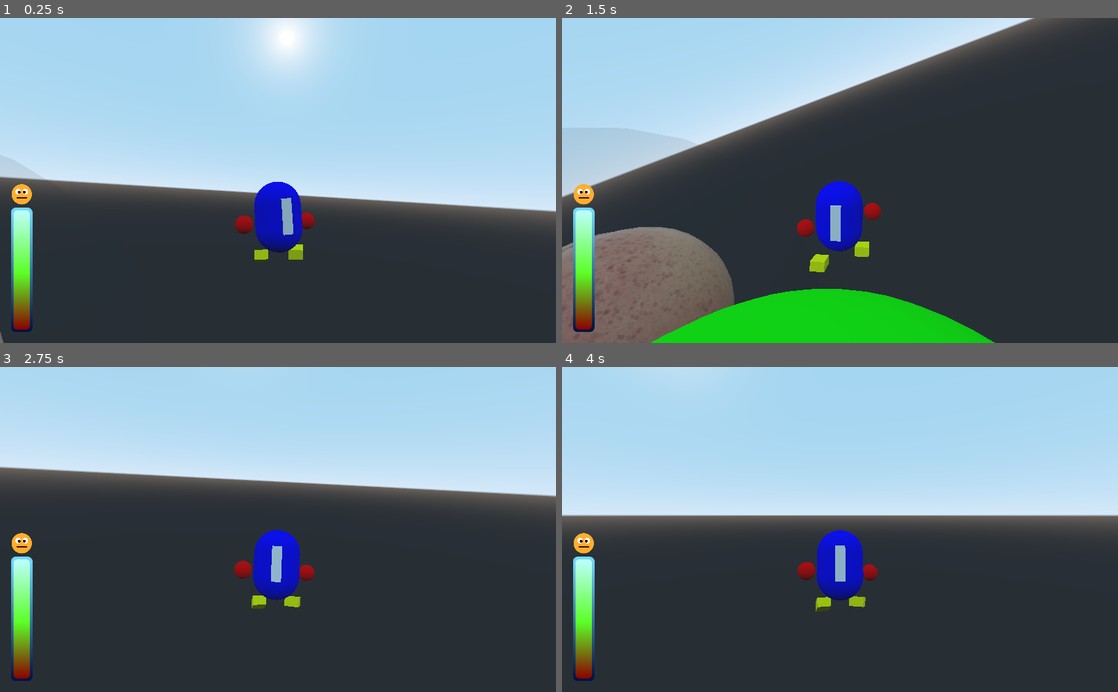
Above: before the commit, frames 1-4 (two rows, left to right).
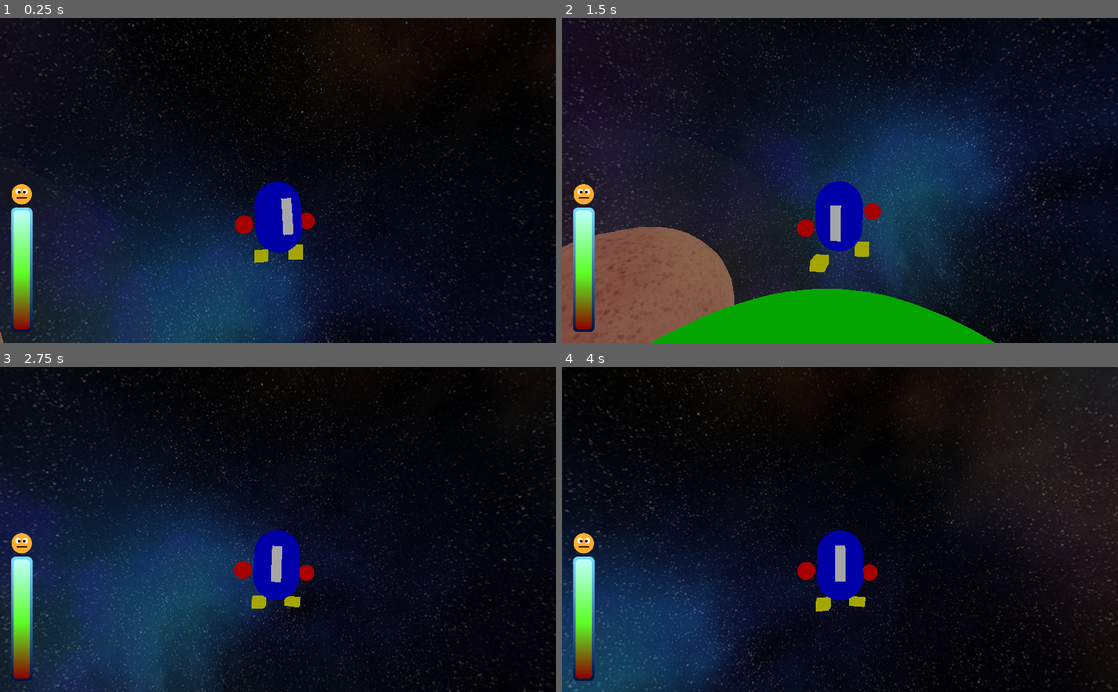
Above: after the commit, the same moments.

Repository: Sacristan/ASStro
Game: Godot game, scene res://scenes/levels/level1.tscn
Two runs of this game, one before a commit and one after it. Both use one fixed random seed, a clock stepped at 60 frames per second and the inputs below. The engine's default icon, where the game draws it, is replaced by a stand-in: a white triangle on a blue panel in a dark square.
Inputs (mouse positions are in pixels of both pictures, inside the frame that each line leads up to):
- Up to frame 1 (0.25 s): no input
- Up to frame 2 (1.5 s): tap Enter at 0.5 s; move the mouse to (867, 180) at 0.52 s; hold W (move_forward) from 0.53 s (still down); right-click (867, 180) at 0.6 s; click (867, 180) at 0.77 s; move the mouse to (812, 180) at 1.27 s; tap Space at 1.35 s
- Up to frame 3 (2.75 s): keep holding W (move_forward); click (250, 529) at 1.52 s; move the mouse to (289, 523) at 2.02 s; right-click (289, 523) at 2.1 s
- Up to frame 4 (4 s): keep holding W (move_forward); move the mouse to (834, 536) at 2.77 s; tap Space at 2.85, 3.5 s; click (834, 536) at 3.02 s; move the mouse to (878, 532) at 3.52 s; right-click (878, 532) at 3.6 s; click (878, 532) at 3.77 s

The runs differ from the first frame. In frame 1, 89% of the frame differs, in the area x 0-100%, y 0-100%; in frame 2, 81%; in frame 3, 89%; in frame 4, 95%.

Commit message:
space skybox

Diff:
--- a/AstroSomething/default_env.tres
+++ b/AstroSomething/default_env.tres
@@ -1,7 +1,13 @@
-[gd_resource type="Environment" load_steps=2 format=2]
+[gd_resource type="Environment" load_steps=3 format=2]
 
-[sub_resource type="ProceduralSky" id=1]
+[ext_resource path="res://skybox_1.png" type="Texture" id=1]
+
+[sub_resource type="PanoramaSky" id=1]
+panorama = ExtResource( 1 )
 
 [resource]
 background_mode = 2
 background_sky = SubResource( 1 )
+ambient_light_color = Color( 1, 1, 1, 1 )
+ambient_light_energy = 1.5
+ambient_light_sky_contribution = 0.75
Binary file added: AstroSomething/skybox_1.png
Not shown, added: AstroSomething/skybox_1.png.import
